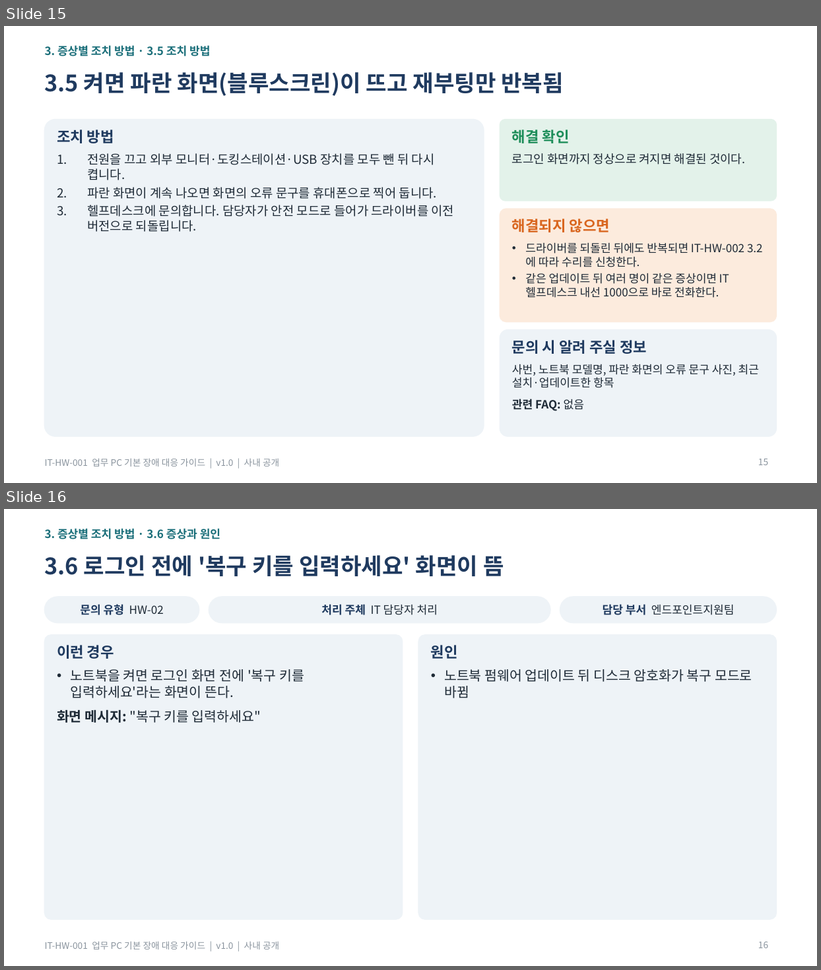
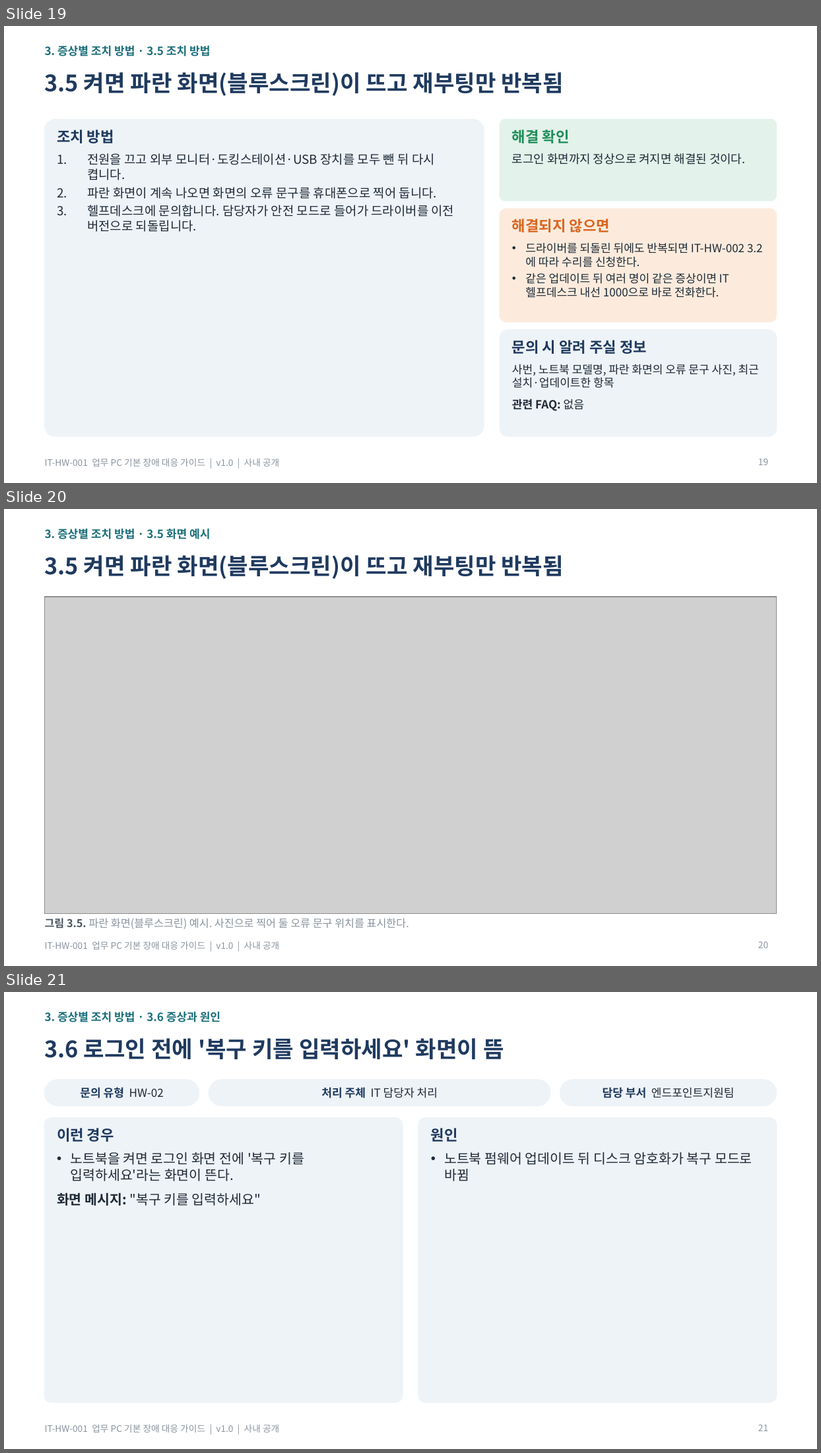
Before and after one commit to issue-helpdesk/issue-helpdesk, a slide deck: dataset/guides/HW/guide/IT-HW-001_업무 PC 기본 장애 대응 가이드.pptx. Shown one above the other, each under a label of ours: slides 15 and 16 before the commit, slides 19, 20 and 21 after it. The pictures are 821x970 and 821x1453 pixels, drawn with LibreOffice and Linux fonts; fonts in the diff are those of the drawing; grey boxes stand for pictures. Boxes give left, top, right and bottom in pixels: in the first picture for what was removed or moved away, otherwise in the second. Text is boxed around its words. In the diff, an @@ line names an element or a change of style, - is before the commit and + after.

Commit message:
docs: HW 사용자 가이드 전 항목에 화면 예시 그림 추가
- 사용자 가이드 3종(docx·pptx·pdf)의 27개 항목에 그림과 그림 설명 추가
- 그림은 Pillow로 그린 화면·장비 그림이며 tools/ 스크립트로 다시 만들 수 있음
- pdf는 LibreOffice 변환본으로 교체

```diff
--- a/dataset/guides/HW/guide/IT-HW-001_업무 PC 기본 장애 대응 가이드.pptx
+++ b/dataset/guides/HW/guide/IT-HW-001_업무 PC 기본 장애 대응 가이드.pptx
@@ slide 20 added at (4, 509, 817, 966), background #FFFFFF; not listed: 1 template element that a slide beside it also shows @@
@@ text added at (45, 528, 210, 539), 10 pt, text #1B6F7A, bold @@
+3. 증상별 조치 방법 · 3.5 화면 예시
@@ title added at (45, 555, 564, 579), 20 pt, text #1F3A5F, bold @@
+3.5 켜면 파란 화면(블루스크린)이 뜨고 재부팅만 반복됨
@@ picture added at (45, 597, 776, 914) @@
@@ text added at (45, 918, 409, 929), 9.5 pt, text #8A949E @@
+그림 3.5. 파란 화면(블루스크린) 예시. 사진으로 찍어 둘 오류 문구 위치를 표시한다.
@@ page number added at (758, 942, 768, 949), 8 pt, text #8A949E @@
+20
@@ what was slide 15 is now slide 19 @@
@@ what was slide 16 is now slide 21 @@
@@ page number at (758, 1425, 768, 1432): text changed @@
-16
+21
```
Also in this commit, not shown: 4 slides changed, 12 other slides added, 38 other files.
